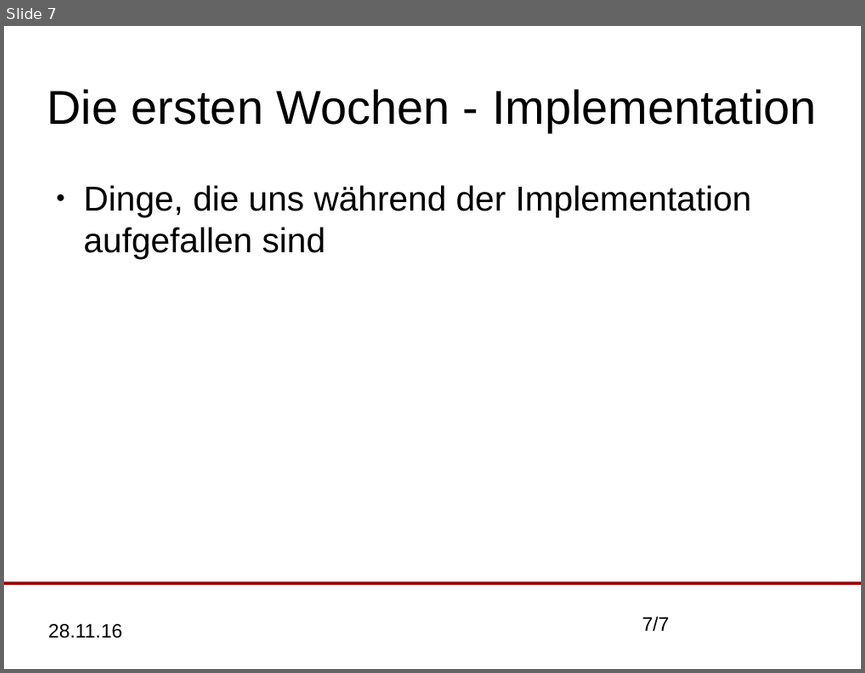
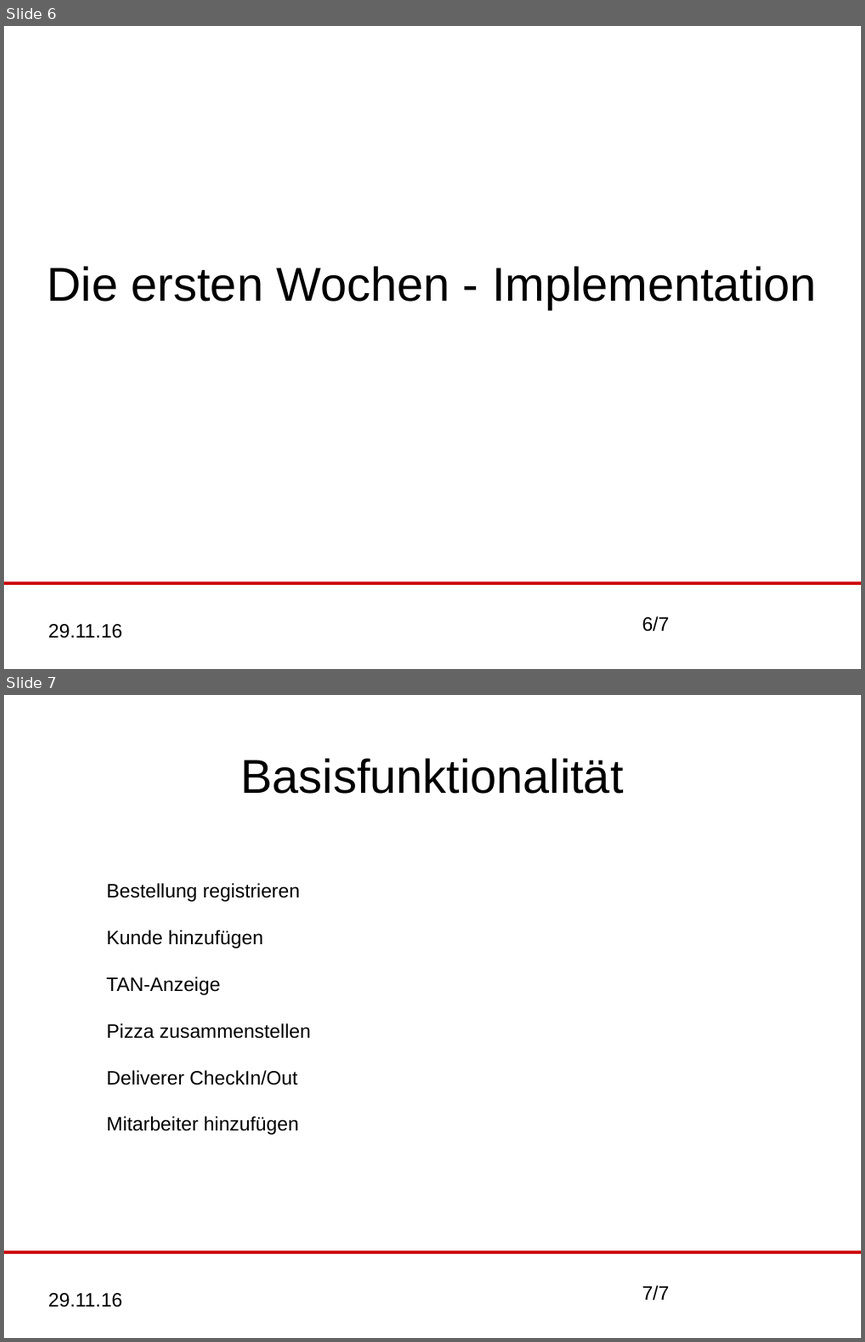
Before and after one commit to MaHusch/SWT-Project-Copy, a slide deck: organisation/Zwischenpräsentationen/Zwischenpräsentation.odp. Shown one above the other, each under a label of ours: slide 7 before the commit, slides 6 and 7 after it. The pictures are 865x673 and 865x1342 pixels, drawn with LibreOffice and Linux fonts; fonts in the diff are those of the drawing. Boxes give left, top, right and bottom in pixels: in the first picture for what was removed or moved away, otherwise in the second. Text is boxed around its words. In the diff, an @@ line names an element or a change of style, - is before the commit and + after.

```diff
--- a/organisation/Zwischenpräsentationen/Zwischenpräsentation.odp
+++ b/organisation/Zwischenpräsentationen/Zwischenpräsentation.odp
@@ slide 7 added at bbox=[4, 695, 861, 1338], background #FFFFFF; not listed: 3 template elements that a slide beside it also shows @@
@@ title added at bbox=[241, 758, 624, 794], 44 pt, text #000000 @@
+Basisfunktionalität
@@ text added at bbox=[106, 883, 311, 1134], 18 pt, text #000000 @@
+Bestellung registrieren
+Kunde hinzufügen
+TAN-Anzeige
+Pizza zusammenstellen
+Deliverer CheckIn/Out
+Mitarbeiter hinzufügen
@@ what was slide 7 is now slide 6 @@
@@ slide 6 changed as well @@
@@ text removed at bbox=[84, 185, 752, 259] @@
-● Dinge, die uns während der Implementation aufgefallen sind
@@ title "Die ersten Wochen - Implementation": place and size @@
-title "Die ersten Wochen - Implementation" at bbox=[47, 89, 817, 132]
+title "Die ersten Wochen - Implementation" at bbox=[47, 266, 817, 309]
@@ line (4, 584) - (861, 584): stroke #990000 2.83 pt to #CC0000 2.83 pt @@
@@ text at bbox=[48, 624, 122, 638]: text changed @@
-28.11.16
+29.11.16
@@ page number at bbox=[642, 616, 670, 631]: text changed @@
-7/7
+6/7
```
Also in this commit, not shown: 5 other slides changed, 1 slide removed, 3 other files.
